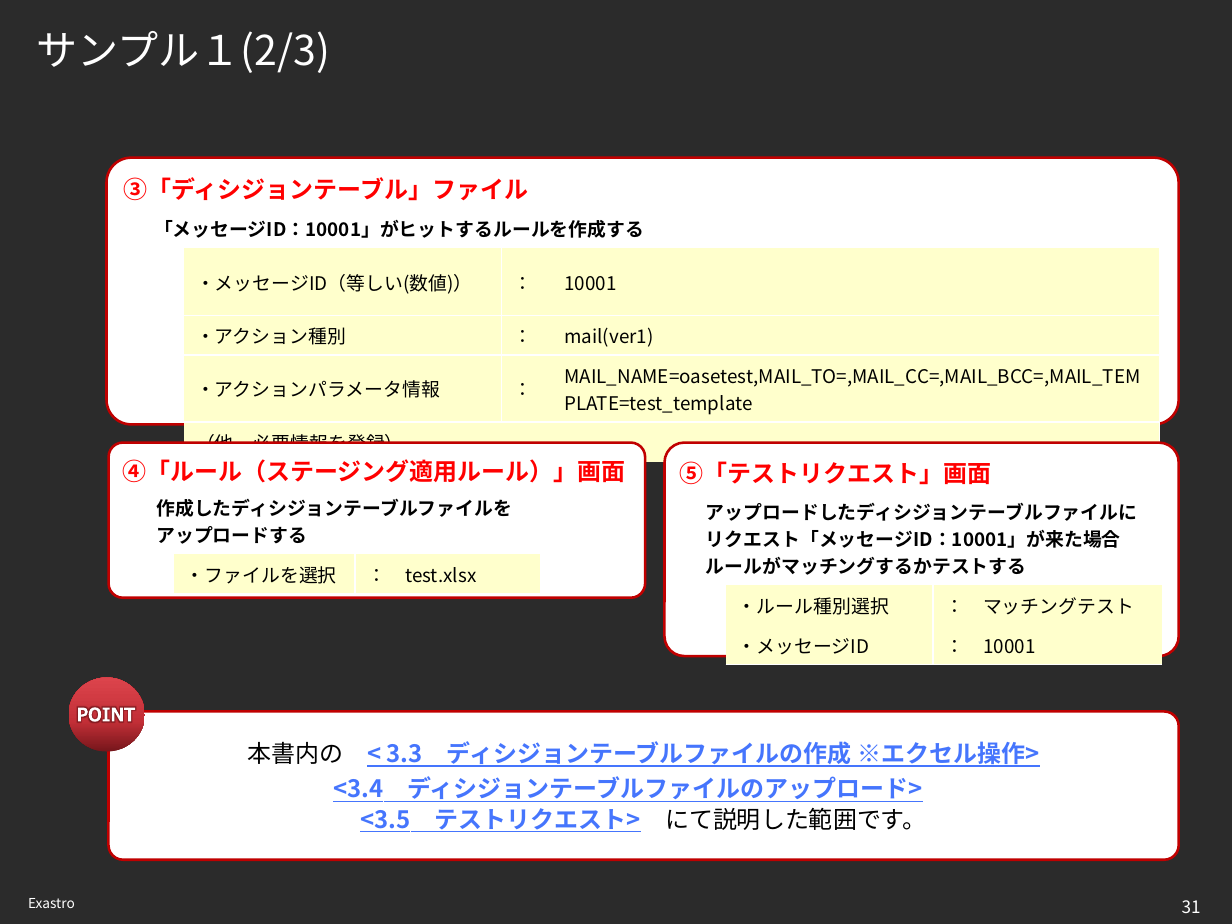
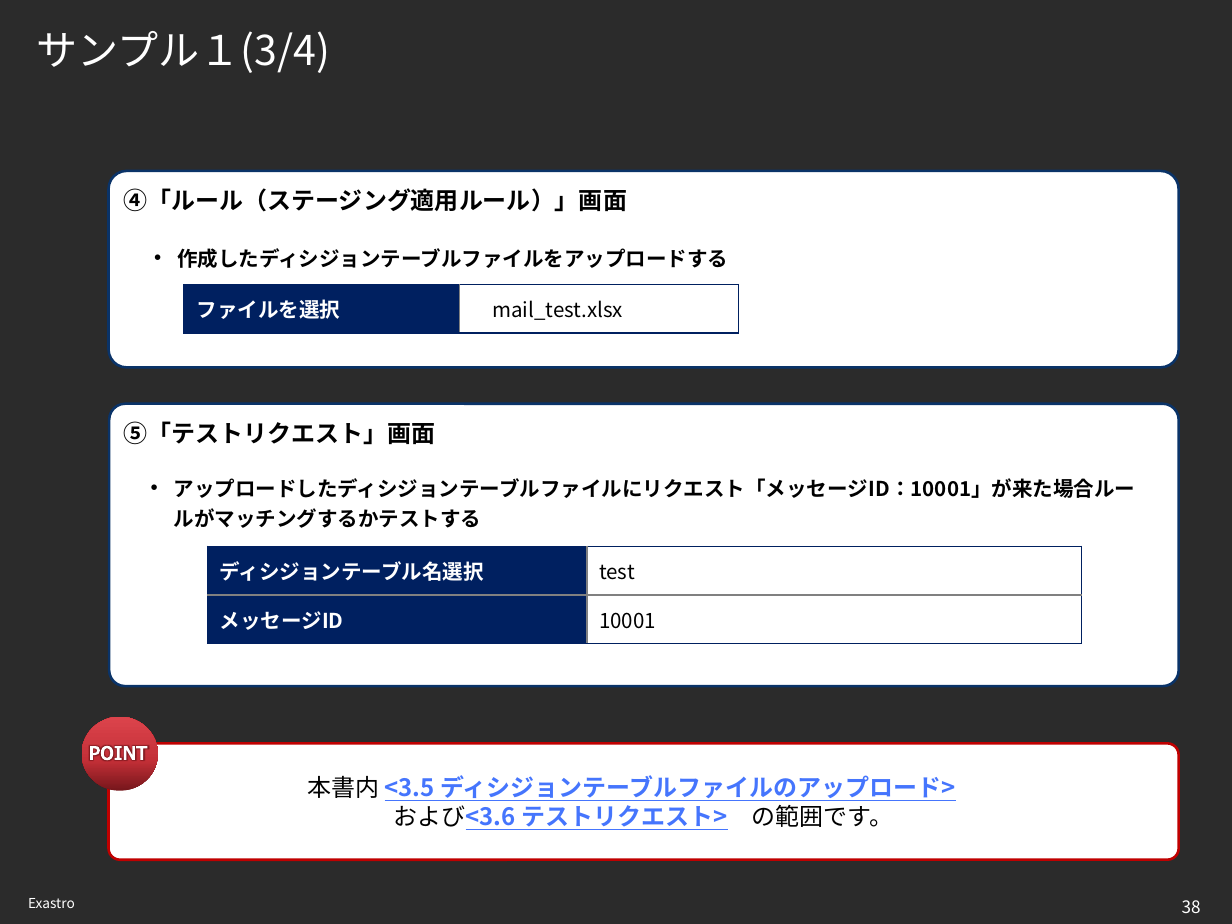
Before and after one commit to exastro-suite/oase-docs, a slide deck: slide 38 of asset/Learn_ja/OASE-quickstart_ja.pptx (slide 31 before the commit). Drawn at 1232x924 pixels with LibreOffice and Linux fonts; fonts in the diff are those of the drawing; background and template pictures are left out; a plain dark background stands for a picture behind light text. Boxes give left, top, right and bottom in pixels: in the first picture for what was removed or moved away, otherwise in the second. Text is boxed around its words. In the diff, an @@ line names an element or a change of style, - is before the commit and + after.

```diff
--- a/asset/Learn_ja/OASE-quickstart_ja.pptx
+++ b/asset/Learn_ja/OASE-quickstart_ja.pptx
@@ title at (37, 31, 331, 73): text changed @@
-サンプル１(2/3)
+サンプル１(3/4)
@@ rounded rectangle removed at (107, 158, 1179, 425) @@
-③「ディシジョンテーブル」ファイル
@@ rounded rectangle "④「ルール（ステージング適用ルール）」画面": place and size @@
-rounded rectangle "④「ルール（ステージング適用ルール）」画面" at (108, 442, 646, 598)
+rounded rectangle "④「ルール（ステージング適用ルール）」画面" at (108, 171, 1179, 368)
@@ rounded rectangle "④「ルール（ステージング適用ルール）」画面" at (108, 171, 1179, 368): text colour #FF0000 to #000000; outline #C00000 1.5 pt to #0A3368 1.5 pt @@
@@ table removed at (142, 208, 1159, 459), 5 rows, 4 columns @@
-「メッセージID：10001」がヒットするルールを作成する |  |  | 
- | ・メッセージID（等しい(数値)） | ： | 10001
- | ・アクション種別 | ： | mail(ver1)
- | ・アクションパラメータ情報 | ： | MAIL_NAME=oasetest,MAIL_TO=,MAIL_CC=,MAIL_BCC=,MAIL_TEMPLATE=test_template
- | （他、必要情報を登録） |  | 
@@ table at (142, 232, 782, 371) @@
-作成したディシジョンテーブルファイルを / アップロードする |  | 
- | ・ファイルを選択 | ： test.xlsx
+作成したディシジョンテーブルファイルをアップロードする |  |  | 
+ | ファイルを選択 | mail_test.xlsx | 
+ |  |  | 
@@ table: place and size @@
-table at (144, 488, 538, 588)
+table at (142, 232, 782, 371)
@@ rounded rectangle "⑤「テストリクエスト」画面": place and size @@
-rounded rectangle "⑤「テストリクエスト」画面" at (664, 442, 1178, 655)
+rounded rectangle "⑤「テストリクエスト」画面" at (110, 404, 1179, 686)
@@ rounded rectangle "⑤「テストリクエスト」画面" at (110, 404, 1179, 686): text colour #FF0000 to #000000; outline #C00000 1.5 pt to #0A3368 1.5 pt; proportions changed @@
@@ table at (138, 460, 1149, 681) @@
-アップロードしたディシジョンテーブルファイルにリクエスト「メッセージID：10001」が来た場合ルールがマッチングするかテストする |  | 
- | ・ルール種別選択 | ： マッチングテスト
- | ・メッセージID | ： 10001
+アップロードしたディシジョンテーブルファイルにリクエスト「メッセージID：10001」が来た場合ルールがマッチングするかテストする |  |  | 
+ | ディシジョンテーブル名選択 | test | 
+ | メッセージID | 10001 | 
+ |  |  | 
@@ table: place and size @@
-table at (694, 492, 1162, 658)
+table at (138, 460, 1149, 681)
@@ ellipse: place and size @@
-ellipse at (69, 678, 145, 752)
+ellipse at (81, 717, 158, 791)
@@ freeform shape: place and size @@
-freeform shape at (78, 707, 134, 722)
+freeform shape at (90, 745, 147, 760)
@@ rounded rectangle "本書内 <3.5 ディシジョンテーブルファイルのアップロード>": place and size @@
-rounded rectangle "本書内 <3.5 ディシジョンテーブルファイルのアップロード>" at (108, 711, 1179, 859)
+rounded rectangle "本書内 <3.5 ディシジョンテーブルファイルのアップロード>" at (108, 743, 1179, 859)
@@ text in rounded rectangle at (307, 775, 956, 830): text changed @@
-本書内の < 3.3 ディシジョンテーブルファイルの作成 ※エクセル操作>
-<3.4 ディシジョンテーブルファイルのアップロード>
-<3.5 テストリクエスト> にて説明した範囲です。
+本書内 <3.5 ディシジョンテーブルファイルのアップロード>
+および<3.6 テストリクエスト> の範囲です。
@@ page number at (1182, 900, 1201, 913): text changed @@
-31
+38
```
Also in this commit, not shown: 26 other slides changed, 7 slides added, 1 other file.
